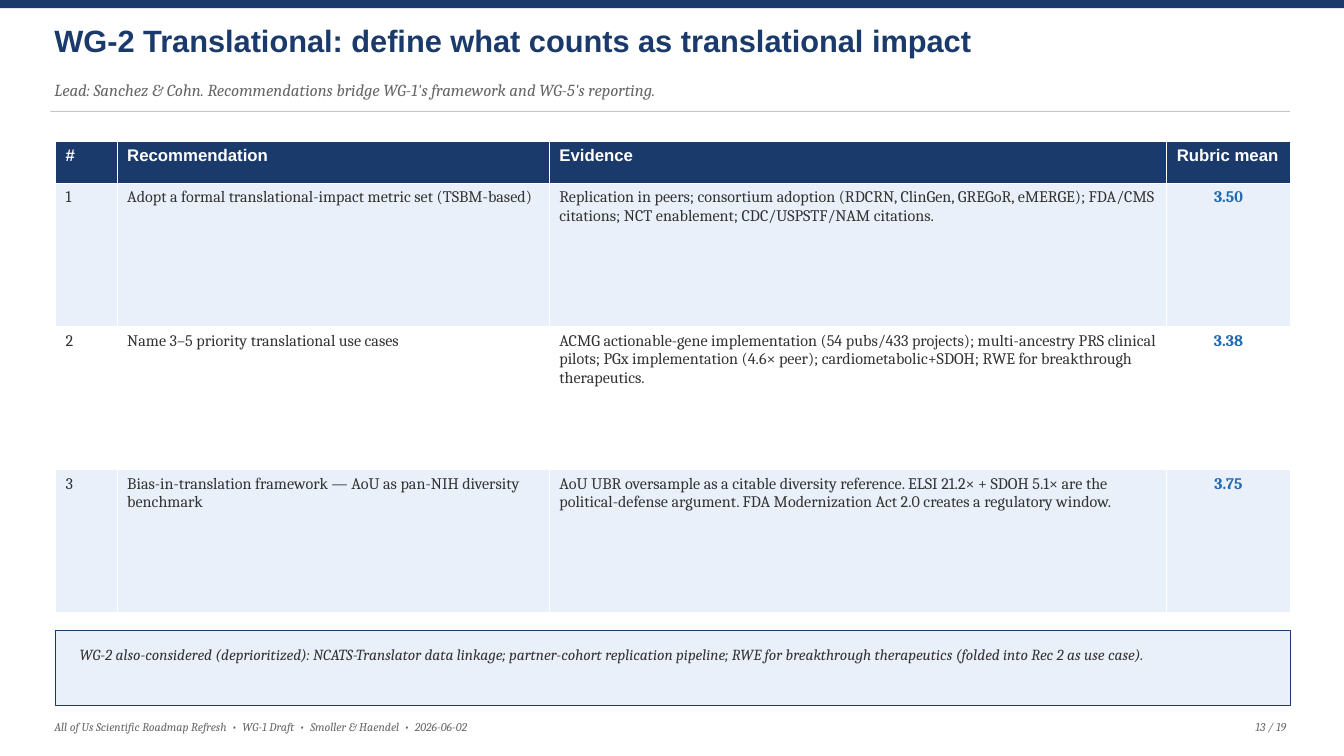
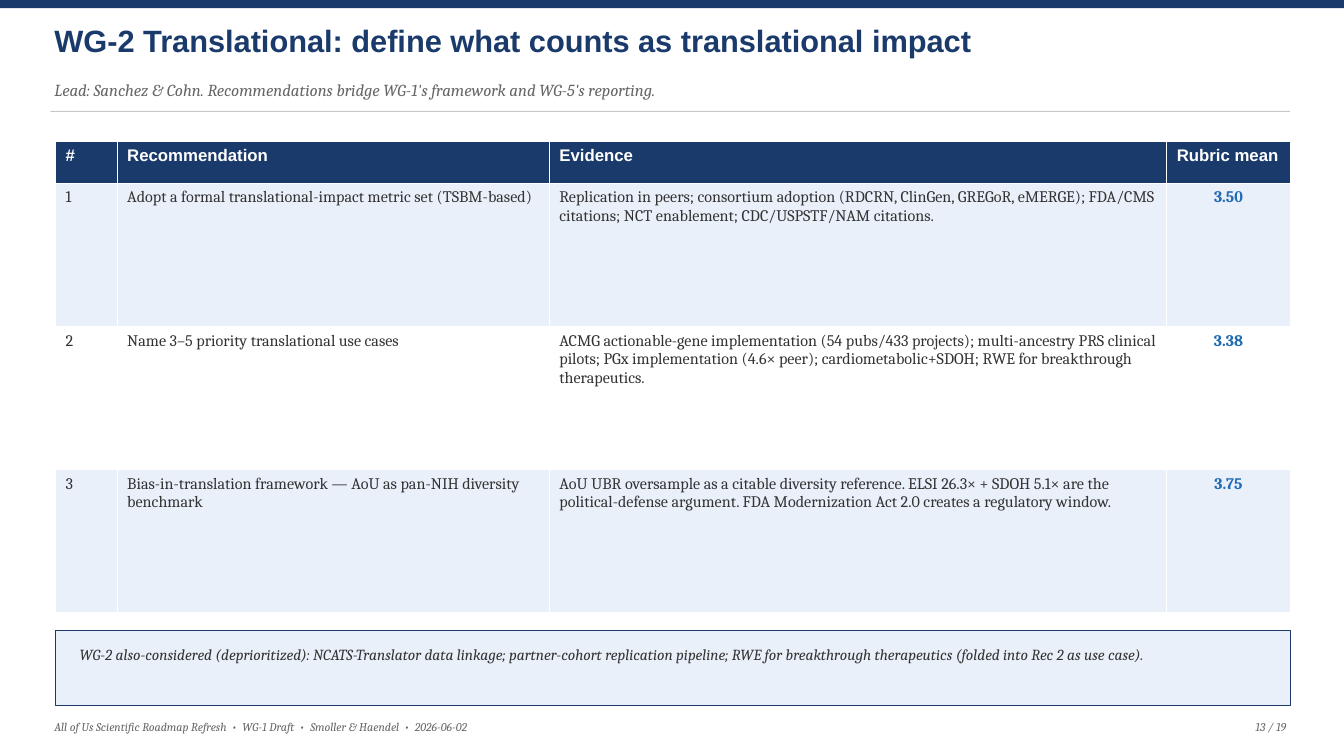
Before and after one commit to mellybelly/all-of-us, a slide deck: slide 13 of resources/deliverables/AoU_Roadmap_Refresh_Draft_Deck.pptx. Drawn at 1344x756 pixels with LibreOffice and Linux fonts; fonts in the diff are those of the drawing. Boxes give left, top, right and bottom in pixels: in the first picture for what was removed or moved away, otherwise in the second. Text is boxed around its words. In the diff, an @@ line names an element or a change of style, - is before the commit and + after.

```diff
--- a/resources/deliverables/AoU_Roadmap_Refresh_Draft_Deck.pptx
+++ b/resources/deliverables/AoU_Roadmap_Refresh_Draft_Deck.pptx
@@ table at [55, 141, 1291, 613] @@
-row 4, column 3: AoU UBR oversample as a citable diversity reference. ELSI 21.2× + SDOH 5.1× are the political-defense argument. FDA Modernization Act 2.0 creates a regulatory window.
+row 4, column 3: AoU UBR oversample as a citable diversity reference. ELSI 26.3× + SDOH 5.1× are the political-defense argument. FDA Modernization Act 2.0 creates a regulatory window.
```
Also in this commit, not shown: 14 other slides changed, 7 other files.
